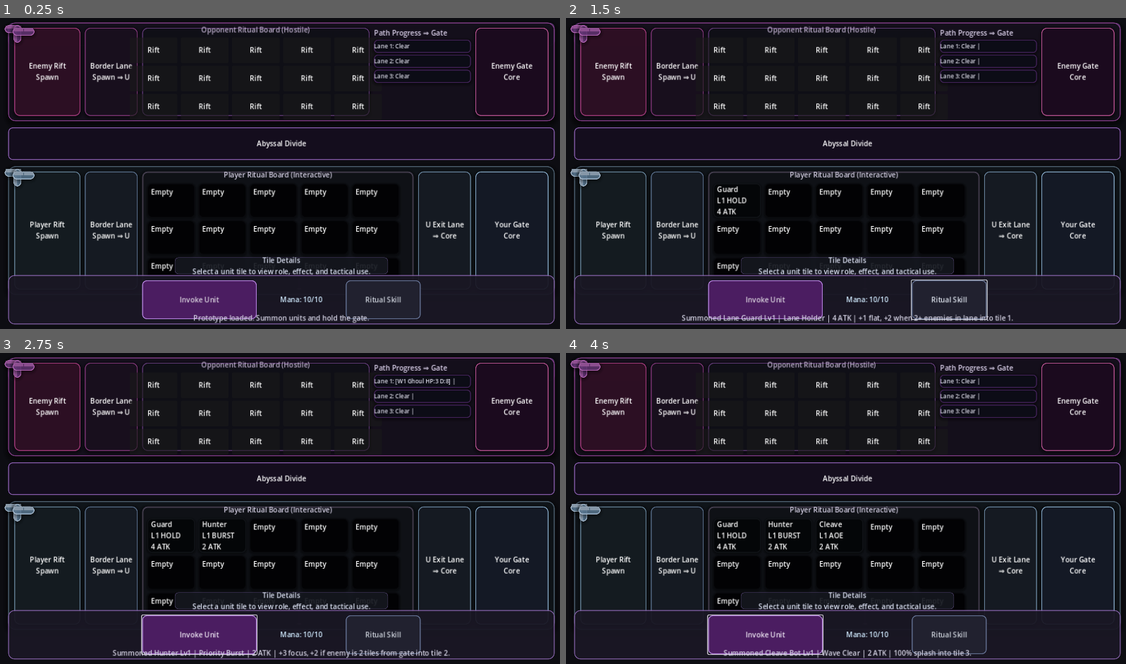
Above: before the commit, frames 1-4 (two rows, left to right).
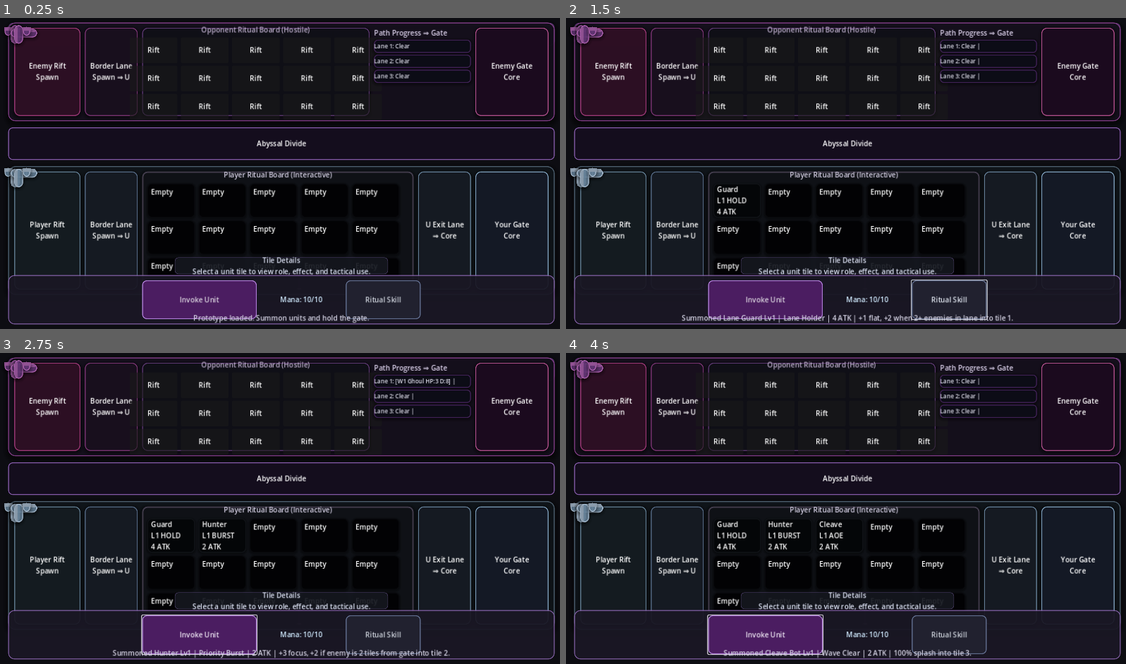
Above: after the commit, the same moments.

Repository: D3MISEarch/AbyssFall-merge-defense
Game: Godot game, scene res://scenes/Main.tscn
Two runs of this game, one before a commit and one after it. Both use one fixed random seed, a clock stepped at 60 frames per second and the inputs below.
Inputs:
- Up to frame 1 (0.25 s): no input
- Up to frame 2 (1.5 s): click "Invoke Unit" at 0.5 s; click "Ritual Skill" at 1.25 s
- Up to frame 3 (2.75 s): click "Invoke Unit" at 2 s
- Up to frame 4 (4 s): click "Ritual Skill" at 2.75 s; click "Invoke Unit" at 3.5 s

The runs differ from the first frame. In frame 1, 0.4% of the frame differs, in the area x 0-7%, y 2-56%; in frame 2, 0.4%; in frame 3, 0.4%; in frame 4, 0.4%.
Error before the commit: Invalid call. Nonexistent function 'to_local' in base 'Panel'. (res://scripts/main.gd:431)
Error after the commit: Invalid call. Nonexistent function 'to_local' in base 'Panel'. (res://scripts/main.gd:512)

Commit message:
Refine battlefield U-route overlays for top and bottom strips

Diff:
--- a/scripts/main.gd
+++ b/scripts/main.gd
@@ -374,20 +374,36 @@
 	var spawn_rect: Rect2 = _rect_in_local_space(strip_panel, spawn_panel)
 	var board_rect: Rect2 = _rect_in_local_space(strip_panel, center_board_panel)
 	var gate_rect: Rect2 = _rect_in_local_space(strip_panel, gate_panel)
-	var lane_thickness: float = 18.0
-	var board_padding: float = 12.0
+	var lane_thickness: float = 20.0
+	var board_padding: float = 14.0
+	var left_lane_x: float = max(6.0, board_rect.position.x - lane_thickness - board_padding)
+	var right_lane_x: float = min(
+		strip_panel.size.x - lane_thickness - 6.0,
+		board_rect.position.x + board_rect.size.x + board_padding
+	)
 	var top_lane_y: float = max(6.0, board_rect.position.y - lane_thickness - board_padding)
 	var bottom_lane_y: float = min(
 		strip_panel.size.y - lane_thickness - 6.0,
 		board_rect.position.y + board_rect.size.y + board_padding
 	)
-	var entry_x: float = spawn_rect.position.x + spawn_rect.size.x - 8.0
-	var right_lane_x: float = board_rect.position.x + board_rect.size.x + board_padding
-	var gate_entry_x: float = gate_rect.position.x + 8.0
-	var top_lane_width: float = max(40.0, right_lane_x + lane_thickness - entry_x)
-	var right_lane_height: float = max(40.0, bottom_lane_y + lane_thickness - top_lane_y)
-	var bottom_lane_start: float = board_rect.position.x + 10.0
-	var bottom_lane_width: float = max(50.0, gate_entry_x - bottom_lane_start)
+	var vertical_height: float = max(42.0, (bottom_lane_y + lane_thickness) - top_lane_y)
+	var horizontal_width: float = max(60.0, (right_lane_x + lane_thickness) - left_lane_x)
+	var spawn_top_entry_y: float = clamp(spawn_rect.position.y + 10.0, 4.0, strip_panel.size.y - lane_thickness - 4.0)
+	var spawn_bottom_entry_y: float = clamp(
+		spawn_rect.position.y + spawn_rect.size.y - lane_thickness - 10.0,
+		4.0,
+		strip_panel.size.y - lane_thickness - 4.0
+	)
+	var gate_top_entry_y: float = clamp(gate_rect.position.y + 10.0, 4.0, strip_panel.size.y - lane_thickness - 4.0)
+	var gate_bottom_entry_y: float = clamp(
+		gate_rect.position.y + gate_rect.size.y - lane_thickness - 10.0,
+		4.0,
+		strip_panel.size.y - lane_thickness - 4.0
+	)
+	var spawn_connector_start_x: float = spawn_rect.position.x + spawn_rect.size.x - 8.0
+	var gate_connector_end_x: float = gate_rect.position.x + 8.0
+	var spawn_connector_width: float = max(16.0, left_lane_x - spawn_connector_start_x)
+	var gate_connector_width: float = max(16.0, gate_connector_end_x - (right_lane_x + lane_thickness))
 	var lane_color: Color = Color(0.36, 0.48, 0.58, 0.82)
 	var edging_color: Color = Color(0.70, 0.78, 0.86, 0.90)
 	var glow_color: Color = Color(0.43, 0.62, 0.78, 0.22)
@@ -397,34 +413,99 @@
 		edging_color = Color(0.73, 0.41, 0.74, 0.91)
 		glow_color = Color(0.59, 0.27, 0.72, 0.24)
 		fog_color = Color(0.57, 0.28, 0.68, 0.16)
-
-	_add_route_segment(
-		strip_overlay,
-		Rect2(entry_x, top_lane_y, top_lane_width, lane_thickness),
-		lane_color,
-		edging_color,
-		glow_color,
-		fog_color,
-		false
-	)
-	_add_route_segment(
-		strip_overlay,
-		Rect2(right_lane_x, top_lane_y, lane_thickness, right_lane_height),
-		lane_color,
-		edging_color,
-		glow_color,
-		fog_color,
-		true
-	)
-	_add_route_segment(
-		strip_overlay,
-		Rect2(bottom_lane_start, bottom_lane_y, bottom_lane_width, lane_thickness),
-		lane_color,
-		edging_color,
-		glow_color,
-		fog_color,
-		false
-	)
+		_add_route_segment(
+			strip_overlay,
+			Rect2(spawn_connector_start_x, spawn_top_entry_y, spawn_connector_width, lane_thickness),
+			lane_color,
+			edging_color,
+			glow_color,
+			fog_color,
+			false
+		)
+		_add_route_segment(
+			strip_overlay,
+			Rect2(left_lane_x, top_lane_y, lane_thickness, vertical_height),
+			lane_color,
+			edging_color,
+			glow_color,
+			fog_color,
+			true
+		)
+		_add_route_segment(
+			strip_overlay,
+			Rect2(left_lane_x, bottom_lane_y, horizontal_width, lane_thickness),
+			lane_color,
+			edging_color,
+			glow_color,
+			fog_color,
+			false
+		)
+		_add_route_segment(
+			strip_overlay,
+			Rect2(right_lane_x, top_lane_y, lane_thickness, vertical_height),
+			lane_color,
+			edging_color,
+			glow_color,
+			fog_color,
+			true
+		)
+		_add_route_segment(
+			strip_overlay,
+			Rect2(right_lane_x + lane_thickness, gate_top_entry_y, gate_connector_width, lane_thickness),
+			lane_color,
+			edging_color,
+			glow_color,
+			fog_color,
+			false
+		)
+	else:
+		lane_color = lane_color.lightened(0.08)
+		glow_color = glow_color.lightened(0.12)
+		_add_route_segment(
+			strip_overlay,
+			Rect2(spawn_connector_start_x, spawn_bottom_entry_y, spawn_connector_width, lane_thickness),
+			lane_color,
+			edging_color,
+			glow_color,
+			fog_color,
+			false
+		)
+		_add_route_segment(
+			strip_overlay,
+			Rect2(left_lane_x, top_lane_y, lane_thickness, vertical_height),
+			lane_color,
+			edging_color,
+			glow_color,
+			fog_color,
+			true
+		)
+		_add_route_segment(
+			strip_overlay,
+			Rect2(left_lane_x, top_lane_y, horizontal_width, lane_thickness),
+			lane_color,
+			edging_color,
+			glow_color,
+			fog_color,
+			false
+		)
+		_add_route_segment(
+			strip_overlay,
+			Rect2(right_lane_x, top_lane_y, lane_thickness, vertical_height),
+			lane_color,
+			edging_color,
+			glow_color,
+			fog_color,
+			true
+		)
+		_add_route_segment(
+			strip_overlay,
+			Rect2(right_lane_x + lane_thickness, gate_bottom_entry_y, gate_connector_width, lane_thickness),
+			lane_color,
+			edging_color,
+			glow_color,
+			fog_color,
+			false
+		)
 
 func _rect_in_local_space(local_root: Control, target: Control) -> Rect2:
 	var target_rect: Rect2 = target.get_global_rect()
